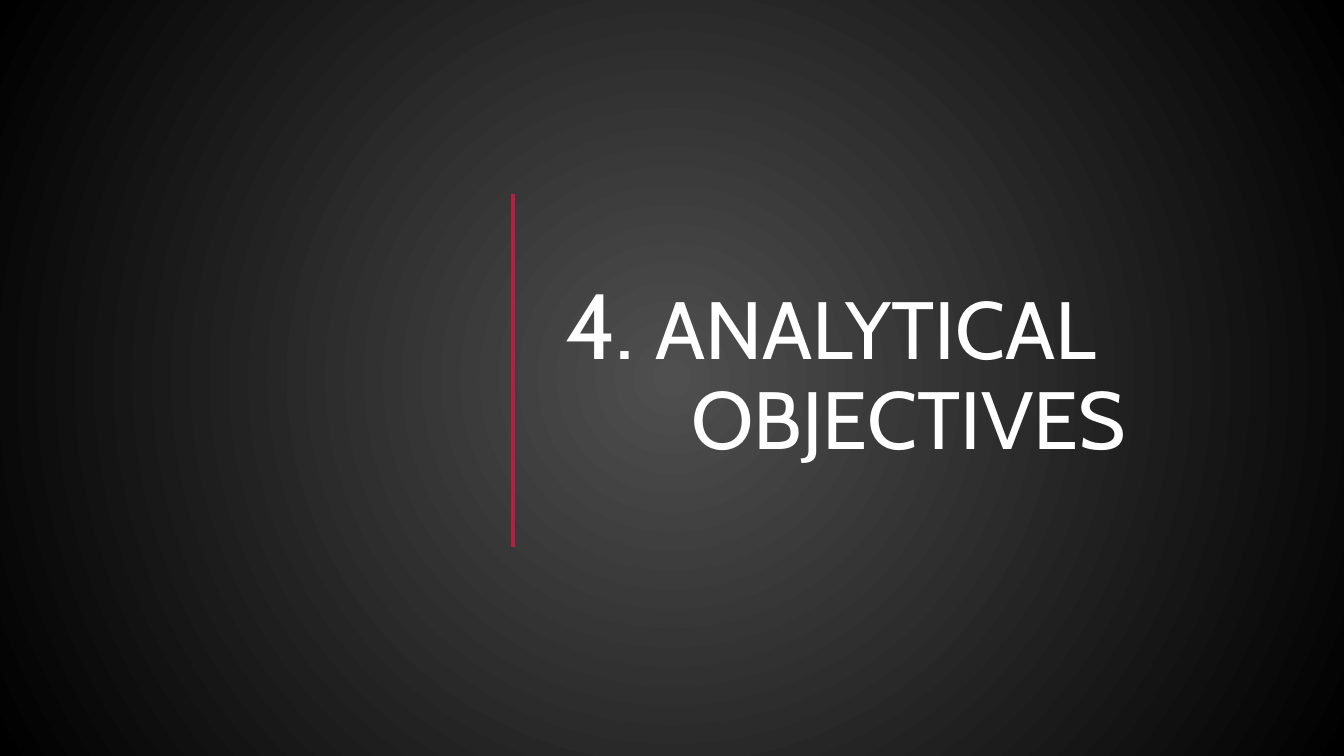
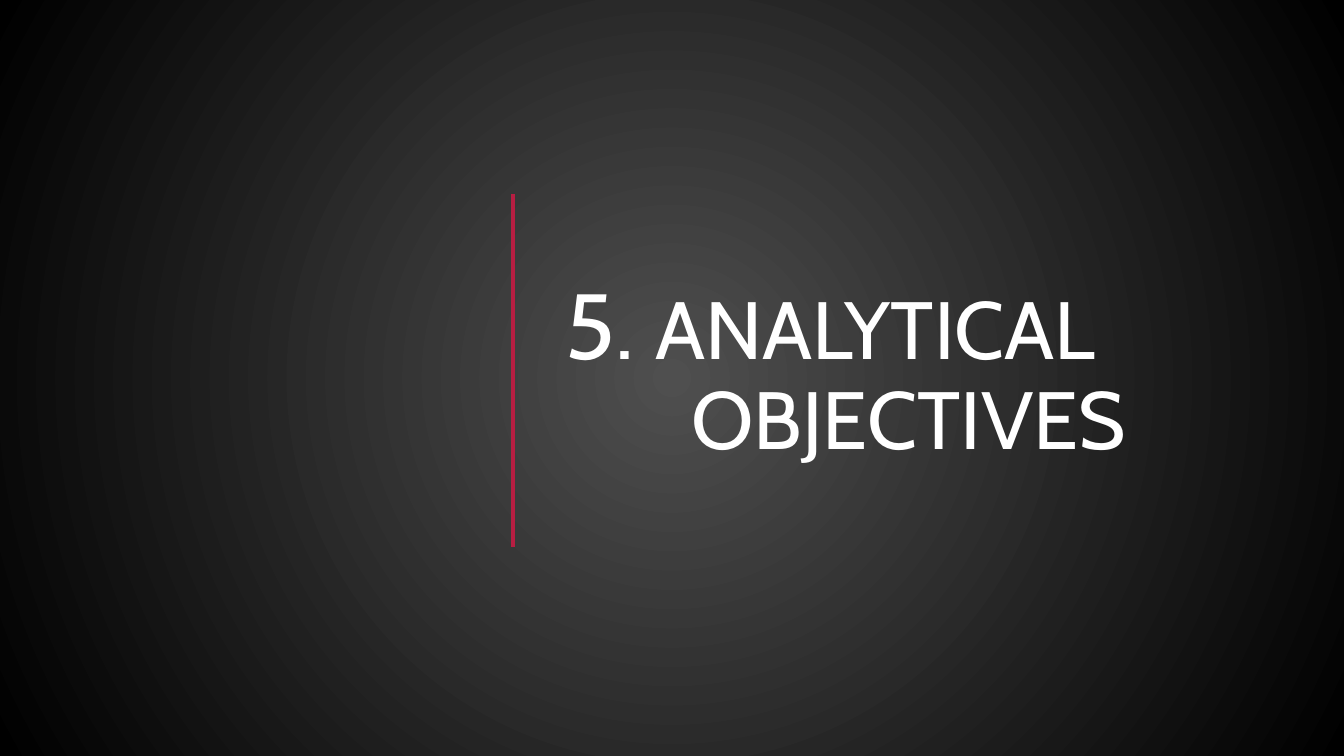
Before and after one commit to NensiH/Social_media_impact, a slide deck: slide 10 of Presentation/Social_Media_Impact_final_ppt.pptx (slide 8 before the commit). Drawn at 1344x756 pixels with LibreOffice and Linux fonts; fonts in the diff are those of the drawing; grey boxes stand for pictures; background and template pictures are left out. Boxes give left, top, right and bottom in pixels: in the first picture for what was removed or moved away, otherwise in the second. Text is boxed around its words. In the diff, an @@ line names an element or a change of style, - is before the commit and + after.

Commit message:
updated final presentation

```diff
--- a/Presentation/Social_Media_Impact_final_ppt.pptx
+++ b/Presentation/Social_Media_Impact_final_ppt.pptx
@@ title at (566,294,1126,463): text changed @@
-4. ANALYTICAL OBJECTIVES
+5. ANALYTICAL OBJECTIVES
```
Also in this commit, not shown: 7 other slides changed.
